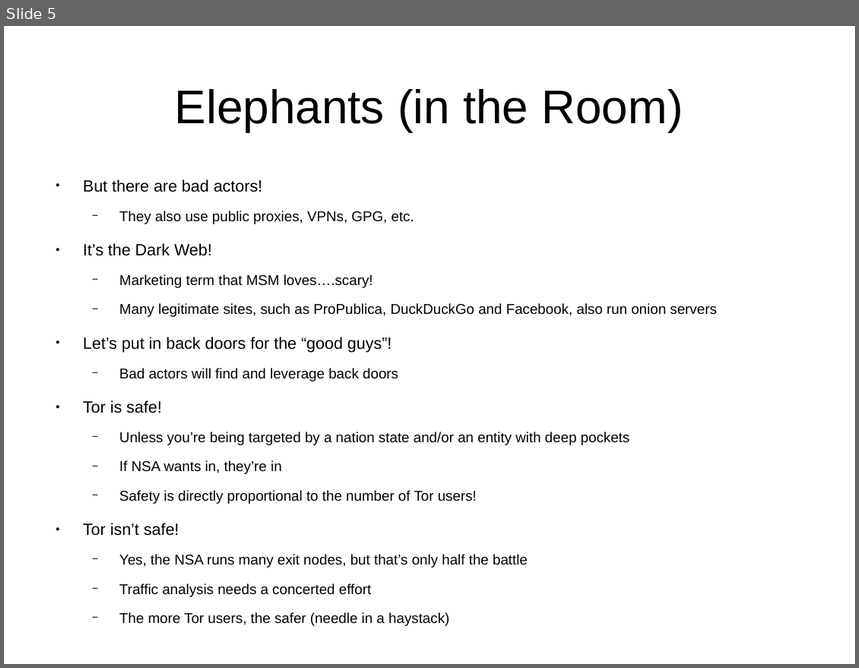
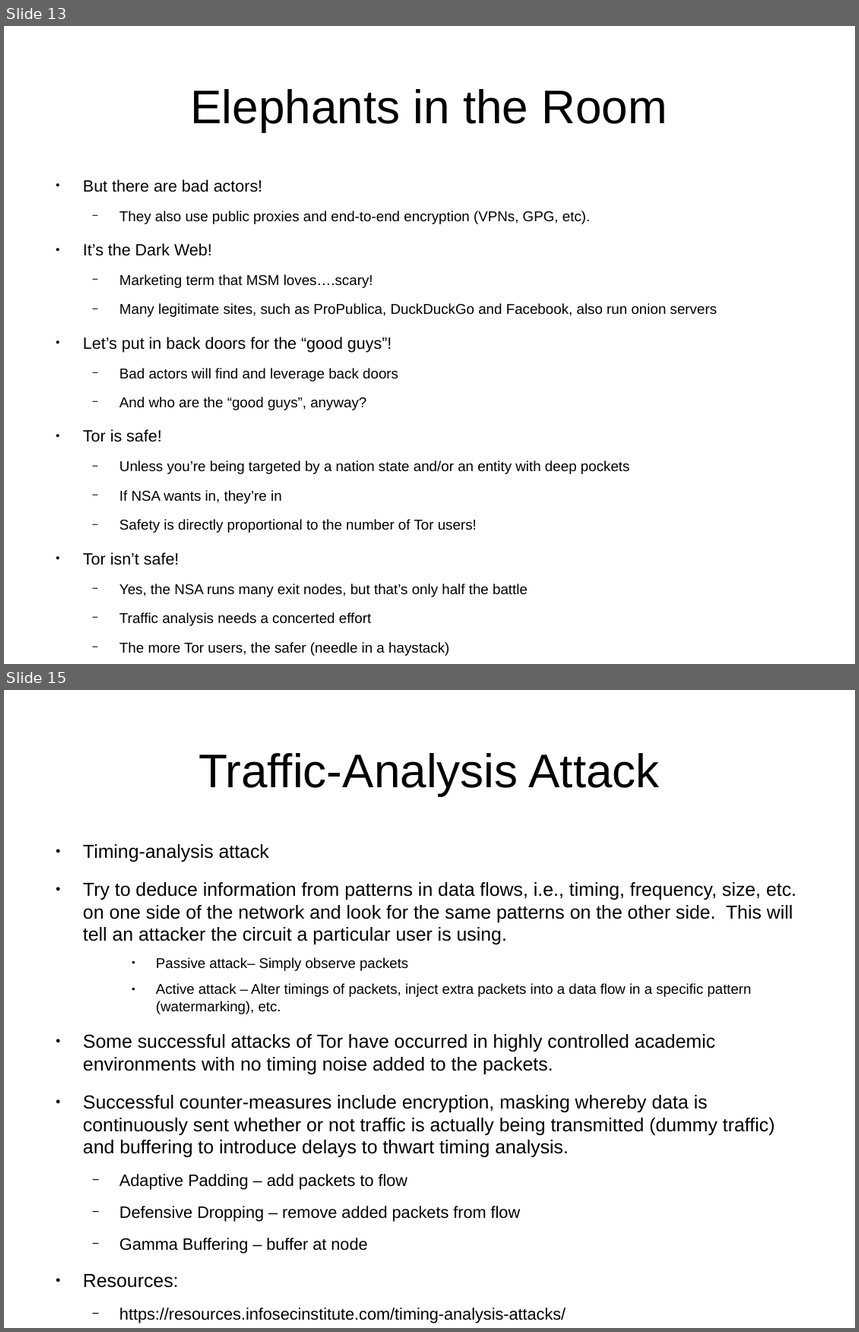
Before and after one commit to btoll/benjamintoll.com, a slide deck: static/talks/tor.odp. Shown one above the other, each under a label of ours: slide 5 before the commit, slides 13 and 15 after it; the slides between them are not shown. The pictures are 859x668 and 859x1332 pixels, drawn with LibreOffice and Linux fonts; fonts in the diff are those of the drawing. Boxes give left, top, right and bottom in pixels: in the first picture for what was removed or moved away, otherwise in the second. Text is boxed around its words. In the diff, an @@ line names an element or a change of style, - is before the commit and + after.

```diff
--- a/static/talks/tor.odp
+++ b/static/talks/tor.odp
@@ slide 15 added at (4, 690, 855, 1328), background #FFFFFF @@
@@ title added at (199, 753, 660, 796), 44 pt, text #000000 @@
+Traffic-Analysis Attack
@@ text added at (83, 844, 797, 1324), 17.6 pt, text #000000 @@
+● Timing-analysis attack
+● Try to deduce information from patterns in data flows, i.e., timing, frequency, size, etc. on one side of the network and look for the same patterns on the other side. This will tell an attacker the circuit a particular user is using.
+    ● Passive attack– Simply observe packets
+    ● Active attack – Alter timings of packets, inject extra packets into a data flow in a specific pattern (watermarking), etc.
+● Some successful attacks of Tor have occurred in highly controlled academic environments with no timing noise added to the packets.
+● Successful counter-measures include encryption, masking whereby data is continuously sent whether or not traffic is actually being transmitted (dummy traffic) and buffering to introduce delays to thwart timing analysis.
+  − Adaptive Padding – add packets to flow
+  − Defensive Dropping – remove added packets from flow
+  − Gamma Buffering – buffer at node
+● Resources:
+  − https://resources.infosecinstitute.com/timing-analysis-attacks/
@@ what was slide 5 is now slide 13 @@
@@ slide 13 changed as well @@
@@ title at (191, 89, 668, 132): text changed @@
-Elephants (in the Room)
+Elephants in the Room
@@ text at (120, 211, 590, 224): text changed @@
-  − They also use public proxies, VPNs, GPG, etc.
+  − They also use public proxies and end-to-end encryption (VPNs, GPG, etc).
@@ text at (120, 397, 367, 411): paragraph added @@
+  − And who are the “good guys”, anyway?
```
Also in this commit, not shown: 8 other slides changed, 24 other slides added, 2 slides removed, 1 other file.
